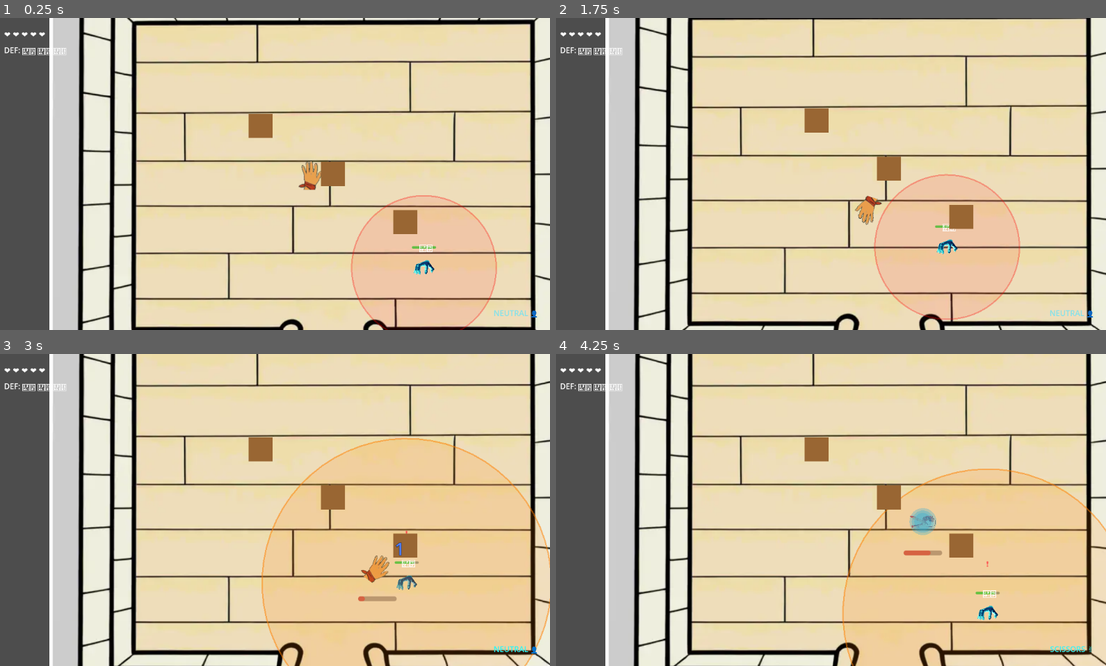
Above: before the commit, frames 1-4 (two rows, left to right).
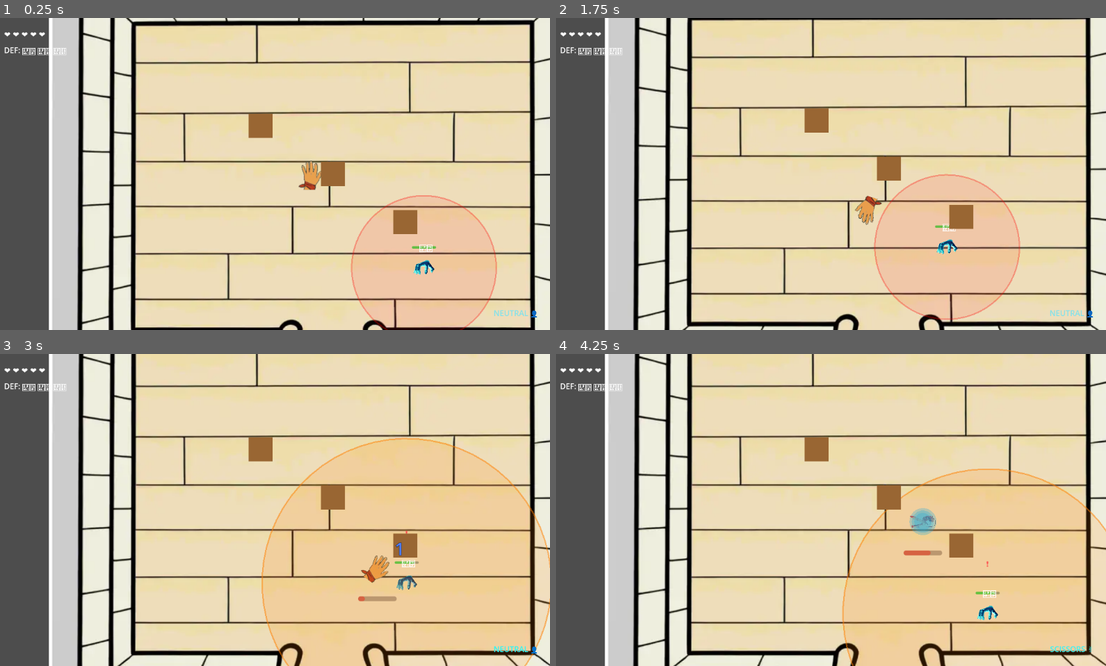
Above: after the commit, the same moments.

Repository: LouisZCode/rogue_hands_action_v1
Game: Godot game, scene res://scenes/main.tscn
Same seed, same stepped clock (60 frames per second), same inputs: the game is played once before the commit and once after it.
Inputs:
- Up to frame 1 (0.25 s): no input
- Up to frame 2 (1.75 s): hold Right (move_right) 0.53-1.28 s; tap Space (attack) at 0.6, 1.35 s; hold Down (move_down) from 1.28 s (still down)
- Up to frame 3 (3 s): release Down (move_down) at 2.03 s; hold Right (move_right) 2.03-2.78 s; hold S (gesture_paper) 2.03-2.78 s; tap Space (attack) at 2.3 s; hold Up (move_up) from 2.78 s (still down); tap A (gesture_rock) at 2.85 s
- Up to frame 4 (4.25 s): tap Space (attack) at 3.05, 3.8 s; release Up (move_up) at 3.53 s; hold Left (move_left) from 3.53 s (still down); hold D (gesture_scissors) from 3.53 s (still down)

The runs differ from the first frame. In frame 1, 7.9% of the frame differs, in the area x 8-100%, y 0-100%; in frame 2, 7.8%; in frame 3, 7.4%; in frame 4, 7.5%.

Commit message:
Combat logic fix and documented

Diff:
--- a/Scripts/Enemy.gd
+++ b/Scripts/Enemy.gd
@@ -85,6 +85,7 @@
 @onready var detection_area: Area2D = $DetectionArea
 @onready var attack_area: Area2D = $AttackArea
 @onready var audio_player: AudioStreamPlayer2D = $AudioPlayer
+@onready var attack_timer_bar: ProgressBar = $AttackTimerBar
 
 # Audio management
 var audio_manager: AudioManager
@@ -140,6 +141,8 @@
 		lost_indicator.visible = false
 	if alert_indicator:
 		alert_indicator.visible = false
+	if attack_timer_bar:
+		attack_timer_bar.visible = false
 
 func _physics_process(delta):
 	update_ai(delta)
@@ -249,6 +252,9 @@
 			else:
 				current_state = AIState.RETREATING
 				retreat_timer = 1.0
+				# Hide attack timer when exiting attacking state
+				if attack_timer_bar:
+					attack_timer_bar.visible = false
 
 		AIState.RETREATING:
 			# Move away and return to neutral
@@ -375,7 +381,15 @@
 		# Store the player's position at the moment of stance selection
 		target_attack_position = player_ref.global_position
 
-		# Strategic stance selection based on rock-paper-scissors
+		# Debug mode: Always use Rock for testing
+		if debug_rock_only:
+			current_stance = Stance.ROCK
+			update_visual()
+			print("Enemy selected ROCK (debug mode) vs player's ", Player.Stance.keys()[player_stance])
+			print("Target locked at position: ", target_attack_position)
+			return
+
+		# Strategic stance selection based on rock-paper-scissors (disabled in debug mode)
 		match player_stance:
 			Player.Stance.NEUTRAL:
 				# Player is defensive, choose random attacking stance
@@ -497,8 +511,8 @@
 						if player_ref.audio_manager and player_ref.walking_audio:
 							player_ref.audio_manager.play_regular_block_sfx(player_ref.walking_audio)
 					else:
-						# No defense points left, take damage instead
-						combat_result.damage = 2
+						# No defense points left, take damage instead (reduced for same-stance balance)
+						combat_result.damage = 1
 						player_ref.take_damage(combat_result.damage)
 				else:
 					# Fallback if method doesn't exist
@@ -637,8 +651,8 @@
 		if consume_defense_point():
 			print("Enemy blocked with defense point!")
 		else:
-			# No defense points left, take damage instead
-			damage = 2
+			# No defense points left, take damage instead (reduced for same-stance balance)
+			damage = 1
 			take_damage(damage)
 	elif damage > 0:
 		take_damage(damage)
@@ -737,6 +751,22 @@
 	# Update stance-to-dash delay timer
 	if stance_to_dash_timer > 0:
 		stance_to_dash_timer -= delta
+
+		# Update attack timer bar during ATTACKING state
+		if current_state == AIState.ATTACKING and attack_timer_bar:
+			attack_timer_bar.visible = true
+			var progress = 1.0 - (stance_to_dash_timer / stance_to_dash_delay)
+			attack_timer_bar.value = progress
+
+			# Color feedback: Red while charging, Green when about to attack
+			if stance_to_dash_timer > 0.5:
+				attack_timer_bar.modulate = Color.RED
+			else:
+				attack_timer_bar.modulate = Color.ORANGE
+	else:
+		# Hide timer bar when not in attacking countdown
+		if attack_timer_bar and current_state != AIState.ATTACKING:
+			attack_timer_bar.visible = false
 
 	# Update stun timer
 	if stun_timer > 0:
--- a/scenes/Enemy.tscn
+++ b/scenes/Enemy.tscn
@@ -121,5 +121,19 @@
 horizontal_alignment = 1
 vertical_alignment = 1
 
+[node name="AttackTimerBar" type="ProgressBar" parent="."]
+visible = false
+anchors_preset = 8
+anchor_left = 0.5
+anchor_top = 0.5
+anchor_right = 0.5
+anchor_bottom = 0.5
+offset_left = -30.0
+offset_top = -130.0
+offset_right = 30.0
+offset_bottom = -120.0
+max_value = 1.0
+show_percentage = false
+
 [node name="AudioPlayer" type="AudioStreamPlayer2D" parent="."]
 volume_db = -5.0
--- a/scenes/main.tscn
+++ b/scenes/main.tscn
@@ -17,7 +17,7 @@
 [node name="Main" type="Node2D"]
 
 [node name="RoomTest2" type="Sprite2D" parent="."]
-position = Vector2(0.999968, 0.999985)
+position = Vector2(-3.20077e-05, 1.99998)
 scale = Vector2(1.4725, 1.55667)
 texture = ExtResource("1_jyhfs")
 
Not shown, changed: COMBAT_LOGIC.md
